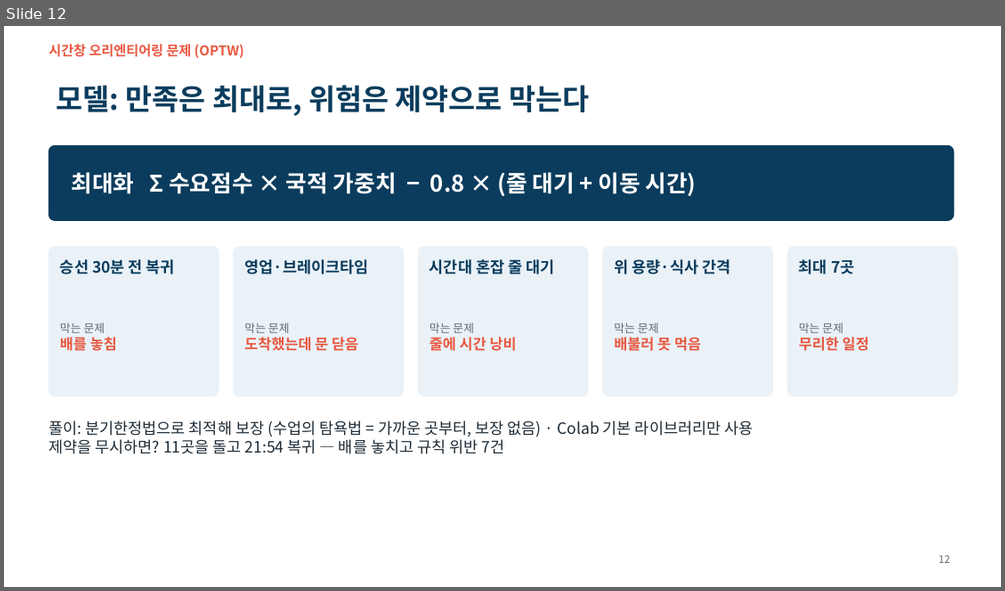
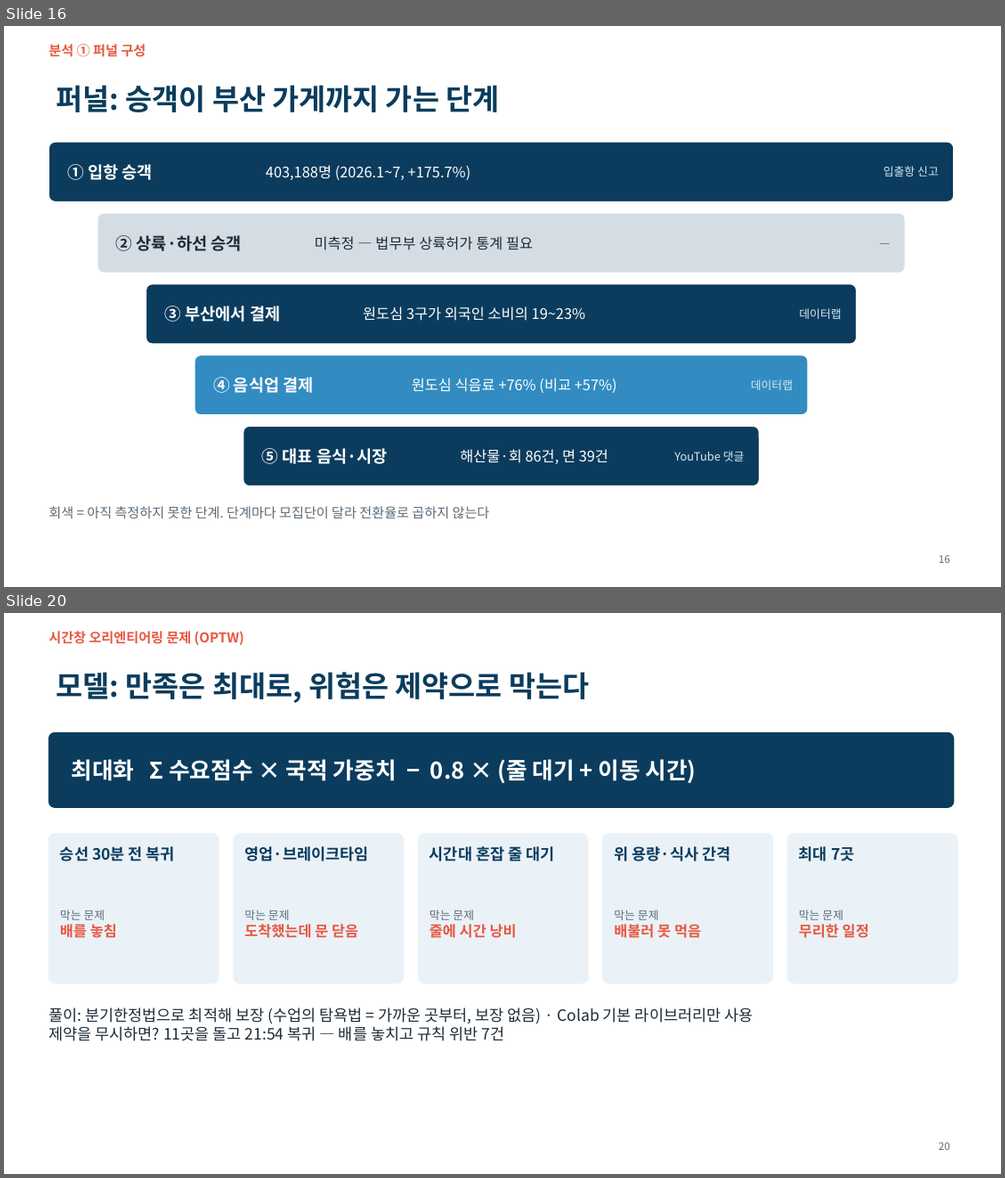
Before and after one commit to ddayoung03/busan-cruise-unpassing, a slide deck: 05_문서/3주차_발표자료.pptx. Shown one above the other, each under a label of ours: slide 12 before the commit, slides 16 and 20 after it; the slides between them are not shown. The pictures are 1005x591 and 1005x1178 pixels, drawn with LibreOffice and Linux fonts; fonts in the diff are those of the drawing. Boxes give left, top, right and bottom in pixels: in the first picture for what was removed or moved away, otherwise in the second. Text is boxed around its words. In the diff, an @@ line names an element or a change of style, - is before the commit and + after.

```diff
--- a/05_문서/3주차_발표자료.pptx
+++ b/05_문서/3주차_발표자료.pptx
@@ slide 16 added at [4,26,1001,587], background #FFFFFF @@
@@ text added at [48,44,146,57], 13 pt, text #E8573F, bold @@
+분석 ① 퍼널 구성
@@ title added at [57,85,499,112], 28 pt, text #0B3C5D, bold @@
+퍼널: 승객이 부산 가게까지 가는 단계
@@ rounded rectangle added at [48,142,954,201], fill #0B3C5D, outline #FFFFFF 1 pt @@
@@ text added at [67,164,153,180], 16 pt, text #FFFFFF, bold @@
+① 입항 승객
@@ text added at [266,165,471,180], 14 pt, text #FFFFFF @@
+403,188명 (2026.1~7, +175.7%)
@@ text added at [883,166,938,176], 11 pt, text #D6E6F2 @@
+입출항 신고
@@ rounded rectangle added at [97,213,905,273], fill #D5DDE4, outline #FFFFFF 1 pt @@
@@ text added at [116,235,242,251], 16 pt, text #1D2B36, bold @@
+② 상륙·하선 승객
@@ text added at [315,236,533,250], 14 pt, text #1D2B36 @@
+미측정 — 법무부 상륙허가 통계 필요
@@ text added at [785,213,890,273], 11 pt, text #5B6B78 @@
+—
@@ rounded rectangle added at [146,284,857,344], fill #0B3C5D, outline #FFFFFF 1 pt @@
@@ text added at [165,305,280,321], 16 pt, text #FFFFFF, bold @@
+③ 부산에서 결제
@@ text added at [363,306,585,321], 14 pt, text #FFFFFF @@
+원도심 3구가 외국인 소비의 19~23%
@@ text added at [799,308,841,319], 11 pt, text #D6E6F2 @@
+데이터랩
@@ rounded rectangle added at [194,355,808,415], fill #328CC1, outline #FFFFFF 1 pt @@
@@ text added at [213,377,314,393], 16 pt, text #FFFFFF, bold @@
+④ 음식업 결제
@@ text added at [412,378,617,393], 14 pt, text #FFFFFF @@
+원도심 식음료 +76% (비교 +57%)
@@ text added at [751,379,793,390], 11 pt, text #D6E6F2 @@
+데이터랩
@@ rounded rectangle added at [243,426,760,486], fill #0B3C5D, outline #FFFFFF 1 pt @@
@@ text added at [262,448,388,464], 16 pt, text #FFFFFF, bold @@
+⑤ 대표 음식·시장
@@ text added at [460,449,608,464], 14 pt, text #FFFFFF @@
+해산물·회 86건, 면 39건
@@ text added at [674,451,744,461], 11 pt, text #D6E6F2 @@
+YouTube 댓글
@@ text added at [48,506,490,518], 13 pt, text #5B6B78 @@
+회색 = 아직 측정하지 못한 단계. 단계마다 모집단이 달라 전환율로 곱하지 않는다
@@ page number added at [938,555,950,563], 10 pt, text #5B6B78 @@
+16
@@ what was slide 12 is now slide 20 @@
@@ page number at [938,1142,950,1150]: text changed @@
-12
+20
```
Also in this commit, not shown: 8 slides changed, 8 other slides added, 3 other files.
